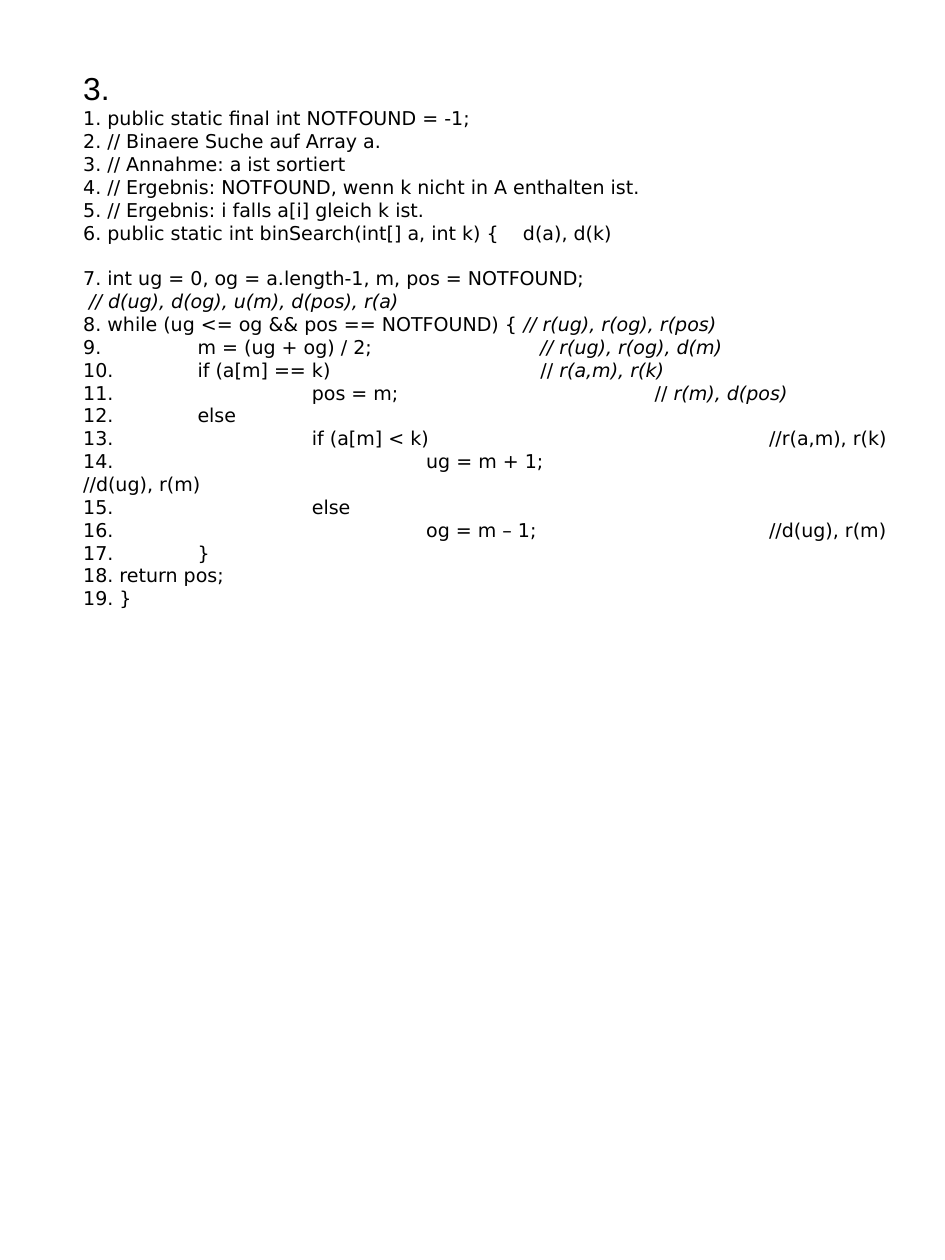
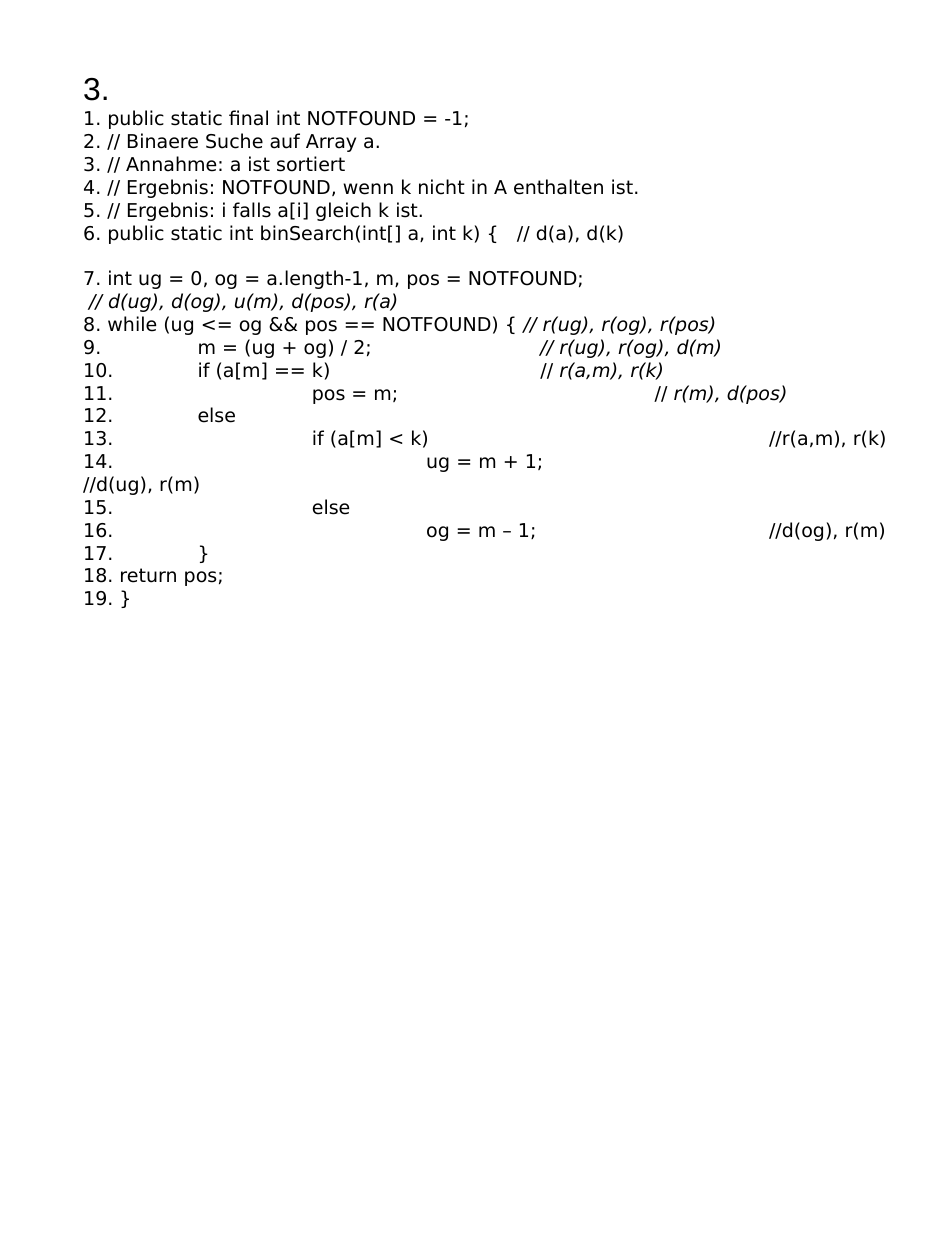
Before and after one commit to acer2k/gst2012, a slide deck: slide 2 of Uebung3/gswt12-u3-1.odp. Drawn at 945x1260 pixels with LibreOffice and Linux fonts; fonts in the diff are those of the drawing. Boxes give left, top, right and bottom in pixels: in the first picture for what was removed or moved away, otherwise in the second. Text is boxed around its words. In the diff, an @@ line names an element or a change of style, - is before the commit and + after.

```diff
--- a/Uebung3/gswt12-u3-1.odp
+++ b/Uebung3/gswt12-u3-1.odp
@@ text at box(83, 225, 624, 244): text changed @@
-6. public static int binSearch(int[] a, int k) { d(a), d(k)
+6. public static int binSearch(int[] a, int k) { // d(a), d(k)
@@ text at box(83, 522, 886, 541): text changed @@
-16. og = m – 1; //d(ug), r(m)
+16. og = m – 1; //d(og), r(m)
```
Also in this commit, not shown: 2 other files.
